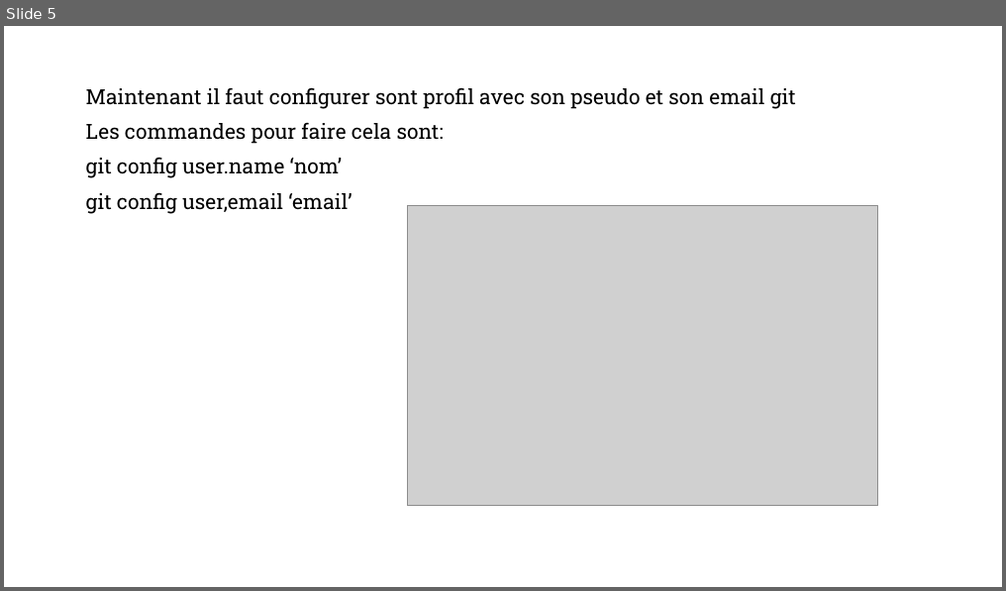
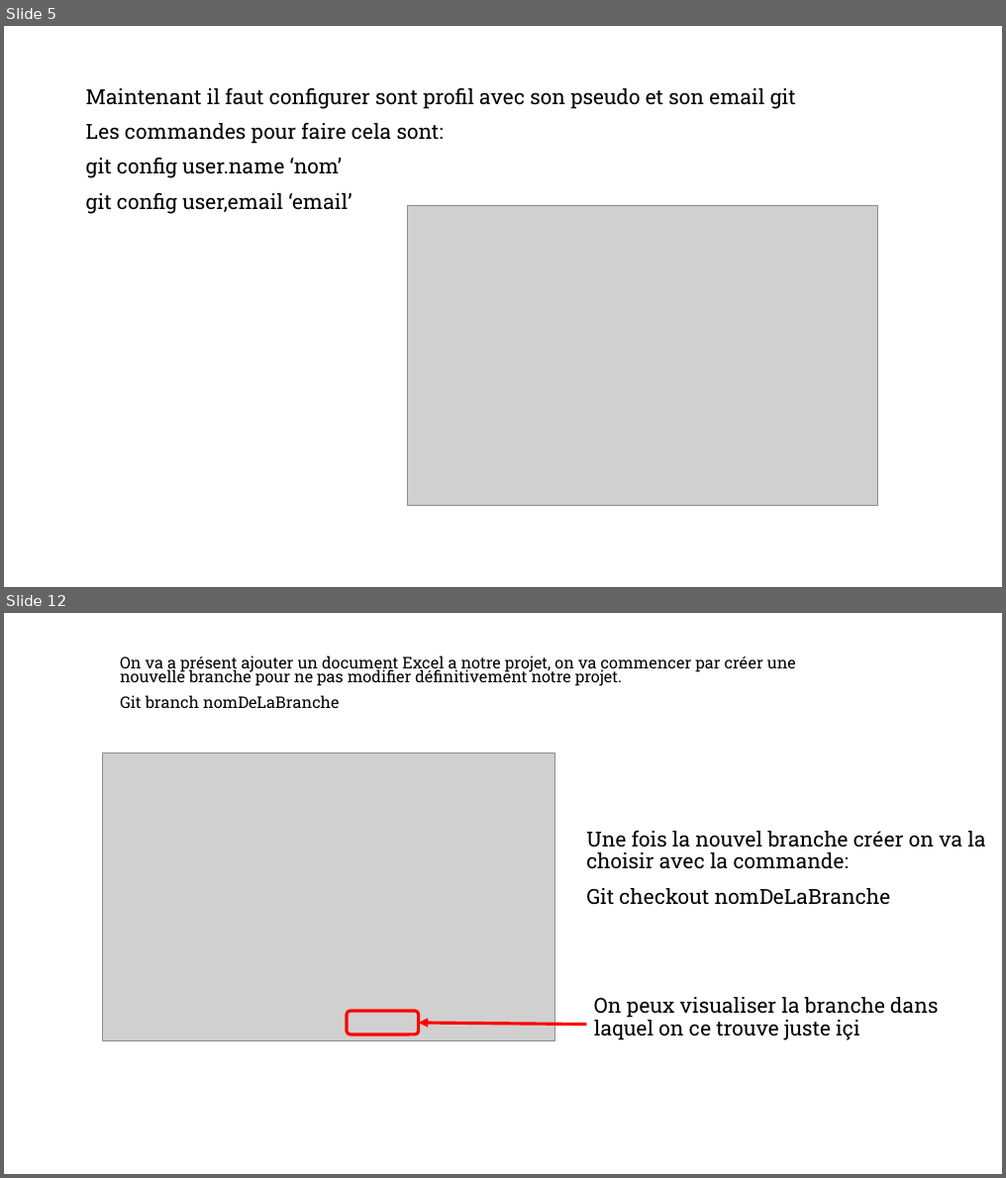
Before and after one commit to Nialee37/tutoGit, a slide deck: tutoGit.pptx. Shown one above the other, each under a label of ours: slide 5 before the commit, slides 5 and 12 after it; the slides between them are not shown. The pictures are 1006x591 and 1006x1178 pixels, drawn with LibreOffice and Linux fonts; fonts in the diff are those of the drawing; grey boxes stand for pictures; background and template pictures are left out. Boxes give left, top, right and bottom in pixels: in the first picture for what was removed or moved away, otherwise in the second. Text is boxed around its words. In the diff, an @@ line names an element or a change of style, - is before the commit and + after.

```diff
--- a/tutoGit.pptx
+++ b/tutoGit.pptx
@@ slide 12 added at bbox=[4, 613, 1002, 1174], background #FFFFFF; not listed: 1 template element that a slide beside it also shows @@
@@ text added at bbox=[120, 656, 796, 708], 15.5 pt, text #000000 @@
+On va a présent ajouter un document Excel a notre projet, on va commencer par créer une nouvelle branche pour ne pas modifier définitivement notre projet.
+Git branch nomDeLaBranche
@@ picture added at bbox=[102, 753, 555, 1042] @@
@@ text added at bbox=[586, 830, 985, 905], 20 pt, text #000000 @@
+Une fois la nouvel branche créer on va la choisir avec la commande:
+Git checkout nomDeLaBranche
@@ text added at bbox=[594, 997, 938, 1041], 20 pt, text #000000 @@
+On peux visualiser la branche dans laquel on ce trouve juste içi
@@ rounded rectangle added at bbox=[347, 1011, 419, 1035], outline #FF0000 3 pt @@
@@ arrow added from (586, 1025) to (419, 1023), #FF0000 3 pt @@
```
Also in this commit, not shown: 1 slide changed, 7 other slides added, 1 other file.
